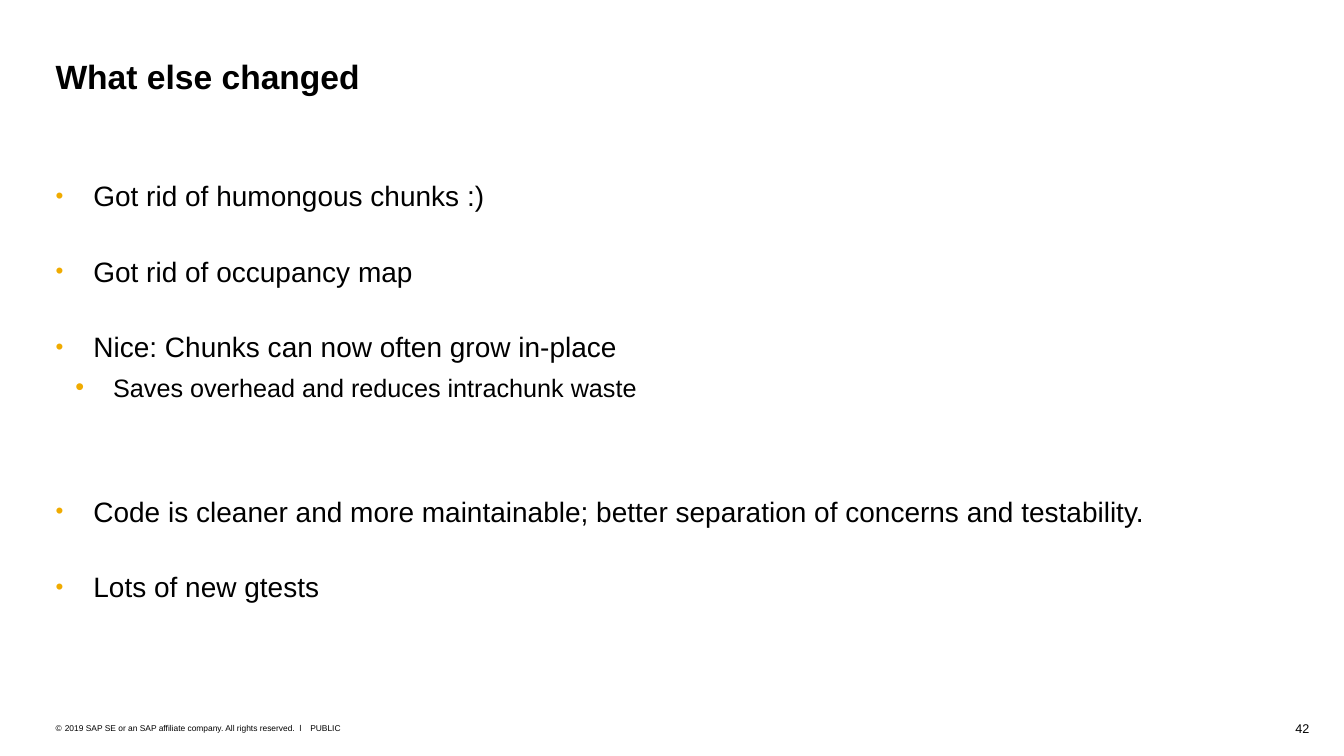
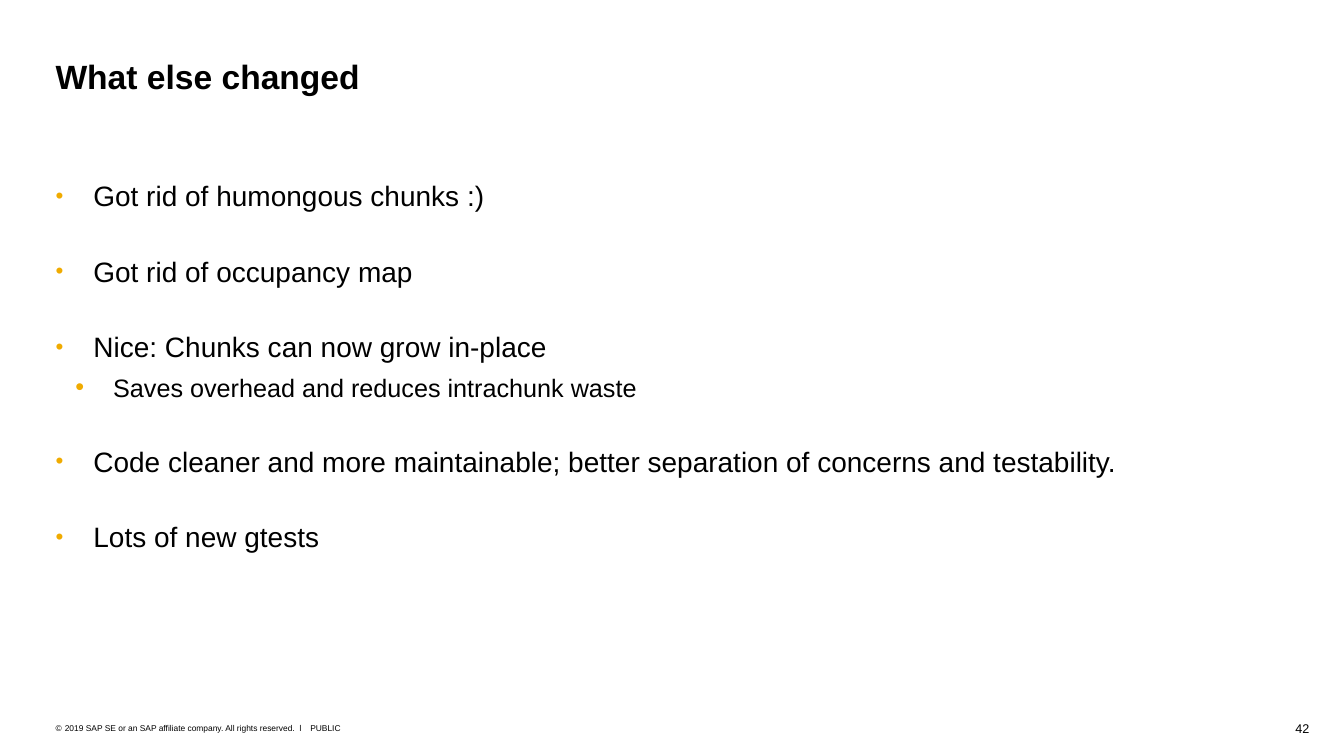
Before and after one commit to tstuefe/JEP387, a slide deck: slide 42 of pres/elastic-metaspace.odp. Drawn at 1344x756 pixels with LibreOffice and Linux fonts; fonts in the diff are those of the drawing. Boxes give left, top, right and bottom in pixels: in the first picture for what was removed or moved away, otherwise in the second. Text is boxed around its words. In the diff, an @@ line names an element or a change of style, - is before the commit and + after.

```diff
--- a/pres/elastic-metaspace.odp
+++ b/pres/elastic-metaspace.odp
@@ text at (x1=93, y1=336, x2=546, y2=362): text changed @@
-• Nice: Chunks can now often grow in-place
+• Nice: Chunks can now grow in-place
@@ text at (x1=93, y1=451, x2=1115, y2=477): text changed @@
-• Code is cleaner and more maintainable; better separation of concerns and testability.
+• Code cleaner and more maintainable; better separation of concerns and testability.
```
Also in this commit, not shown: 28 other slides changed, 1 slide added, 1 slide removed, 1 other file.
